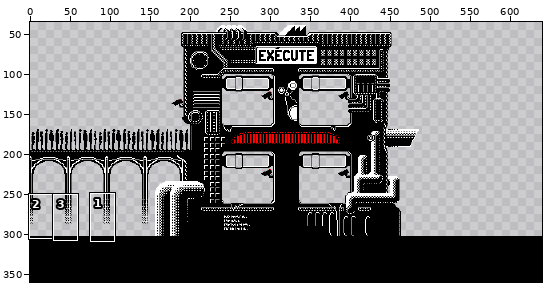
Two versions of one pixel-art file, Execute/Assets/Sprites/SourcesASE/MachineBody.ase. Above, an overview of the earlier version with the close-up marked.
Close-up. Earlier state:
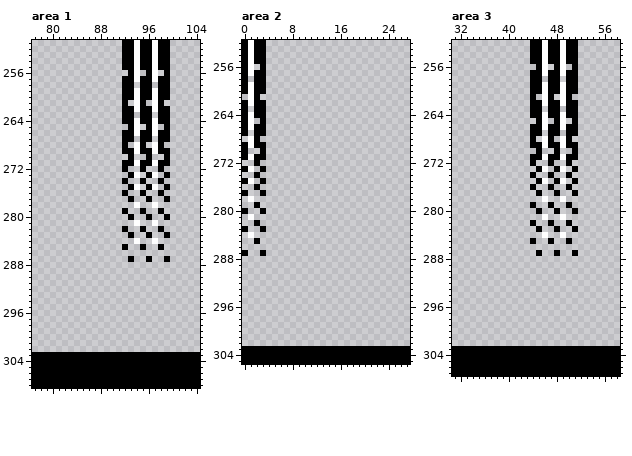
640x360 pixels, 1 frame. Colours within 5 levels of each other are drawn and written as one. Shown: area 1: x 77..104, y 251..308; area 2: x 0..27, y 252..305; area 3: x 31..58, y 252..307. The wide view leaves out empty margins. The commit also changed other parts of the picture, which this record leaves out.
The result:
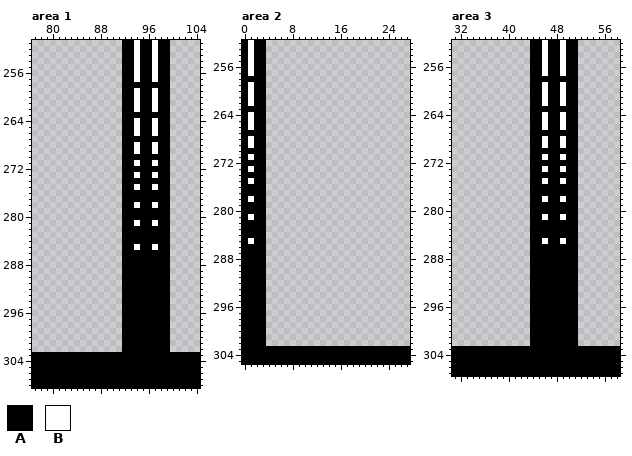
Palette (. is transparent): A #000000  B #ffffff
The exact change:
Area 1, layer "MachineBG":
y 256: x 92 . -> A; x 95 . -> A; x 98 . -> A
y 258: x 94 . -> A; x 97 . -> A
y 261: x 93 . -> A; x 96 . -> A; x 99 . -> A
y 263: x 94 . -> A; x 97 . -> A
y 265: x 92 . -> A; x 95 . -> A; x 98 . -> A
y 267: x 94 . -> A; x 97 . -> A
y 268: x 93 . -> A; x 96 . -> A; x 99 . -> A
y 270: x 92 . -> A; x 94..95 .. -> AA; x 97..98 .. -> AA
y 272: x 93..94 .. -> AA; x 96..97 .. -> AA; x 99 . -> A
y 273: x 92 . -> A; x 95 . -> A; x 98 . -> A
y 274: x 93..94 .. -> AA; x 96..97 .. -> AA; x 99 . -> A
y 275: x 92 . -> A; x 95 . -> A; x 98 . -> A
y 276: x 93..94 .. -> AA; x 96..97 .. -> AA; x 99 . -> A
y 277: x 92 . -> A; x 94..95 .. -> AA; x 97..98 .. -> AA
y 278: x 92..93 .. -> AA; x 95..96 .. -> AA; x 98..99 .. -> AA
y 279: x 93..94 .. -> AA; x 96..97 .. -> AA; x 99 . -> A
y 280: x 92 . -> A; x 94..95 .. -> AA; x 97..98 .. -> AA
y 281: x 92..93 .. -> AA; x 95..96 .. -> AA; x 98..99 .. -> AA
y 282: x 93..94 .. -> AA; x 96..97 .. -> AA; x 99 . -> A
y 283: x 92 . -> A; x 94..95 .. -> AA; x 97..98 .. -> AA
y 284: x 92..99 ..B..B.. -> AAAAAAAA
y 285: x 93..94 .. -> AB; x 96..97 .. -> AB; x 99 . -> A
y 286: x 92..99 ........ -> AAAAAAAA
y 287: x 92 . -> A; x 94..95 .. -> AA; x 97..98 .. -> AA
y 288..302: x 92..99 ........ -> AAAAAAAA
Area 2, layer "MachineBG":
y 256: x 2 . -> A
y 258: x 1 . -> A
y 261: x 0 . -> A; x 3 . -> A
y 263: x 1 . -> A
y 265: x 2 . -> A
y 267: x 1 . -> A
y 268: x 0 . -> A; x 3 . -> A
y 270: x 1..2 .. -> AA
y 272: x 0..1 .. -> AA; x 3 . -> A
y 273: x 2 . -> A
y 274: x 0..1 .. -> AA; x 3 . -> A
y 275: x 2 . -> A
y 276: x 0..1 .. -> AA; x 3 . -> A
y 277: x 1..2 .. -> AA
y 278: x 0 . -> A; x 2..3 .. -> AA
y 279: x 0..1 .. -> AA; x 3 . -> A
y 280: x 1..2 .. -> AA
y 281: x 0 . -> A; x 2..3 .. -> AA
y 282: x 0..1 .. -> AA; x 3 . -> A
y 283: x 1..2 .. -> AA
y 284: x 0..3 .B.. -> AAAA
y 285: x 0..1 .. -> AB; x 3 . -> A
y 286: x 0..3 .... -> AAAA
y 287: x 1..2 .. -> AA
y 288..302: x 0..3 .... -> AAAA
Area 3, layer "MachineBG":
y 256: x 44 . -> A; x 47 . -> A; x 50 . -> A
y 258: x 46 . -> A; x 49 . -> A
y 261: x 45 . -> A; x 48 . -> A; x 51 . -> A
y 263: x 46 . -> A; x 49 . -> A
y 265: x 44 . -> A; x 47 . -> A; x 50 . -> A
y 267: x 46 . -> A; x 49 . -> A
y 268: x 45 . -> A; x 48 . -> A; x 51 . -> A
y 270: x 44 . -> A; x 46..47 .. -> AA; x 49..50 .. -> AA
y 272: x 45..46 .. -> AA; x 48..49 .. -> AA; x 51 . -> A
y 273: x 44 . -> A; x 47 . -> A; x 50 . -> A
y 274: x 45..46 .. -> AA; x 48..49 .. -> AA; x 51 . -> A
y 275: x 44 . -> A; x 47 . -> A; x 50 . -> A
y 276: x 45..46 .. -> AA; x 48..49 .. -> AA; x 51 . -> A
y 277: x 44 . -> A; x 46..47 .. -> AA; x 49..50 .. -> AA
y 278: x 44..45 .. -> AA; x 47..48 .. -> AA; x 50..51 .. -> AA
y 279: x 45..46 .. -> AA; x 48..49 .. -> AA; x 51 . -> A
y 280: x 44 . -> A; x 46..47 .. -> AA; x 49..50 .. -> AA
y 281: x 44..45 .. -> AA; x 47..48 .. -> AA; x 50..51 .. -> AA
y 282: x 45..46 .. -> AA; x 48..49 .. -> AA; x 51 . -> A
y 283: x 44 . -> A; x 46..47 .. -> AA; x 49..50 .. -> AA
y 284: x 44..51 ..B..B.. -> AAAAAAAA
y 285: x 45..46 .. -> AB; x 48..49 .. -> AB; x 51 . -> A
y 286: x 44..51 ........ -> AAAAAAAA
y 287: x 44 . -> A; x 46..47 .. -> AA; x 49..50 .. -> AA
y 288..302: x 44..51 ........ -> AAAAAAAA
Where, in picture pixels (left, top, right, bottom), the same in both close-ups:
changed: (122, 70, 170, 352)
changed: (242, 64, 266, 346)
changed: (530, 64, 578, 346)
